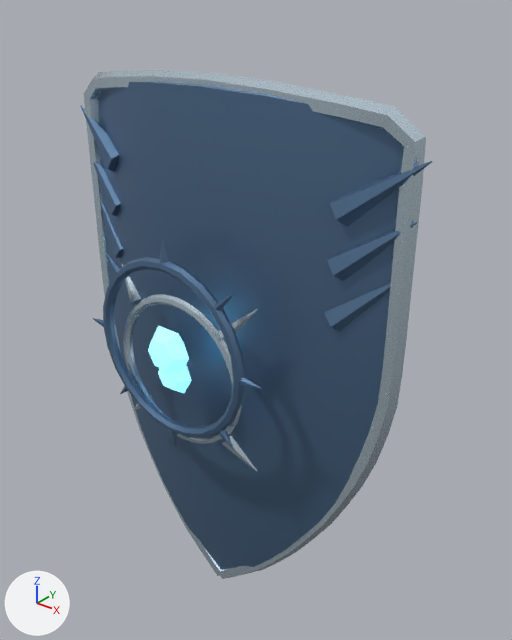
Renders of the glTF model game/assets/items/boss_winter_court_sub_weapon.glb from each side of a commit.
Both versions are drawn from a 50 mm lens placed at (0.707, -0.85, 0.564), pointed at (0.028, -0.001, 0.038). Arrows for +X, +Y and +Z are at lower left; the lights stay in place. The first picture is the older version. Vertices at exactly the same position are counted once.

The first picture shows 'boss_winter_court_sub_weapon'.
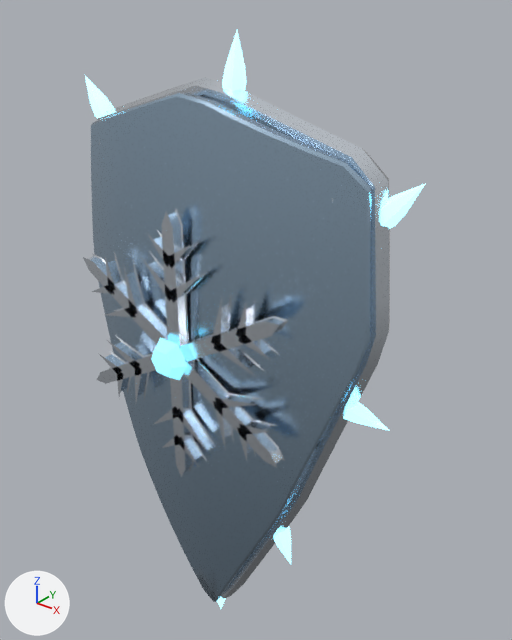
What differs and where, as boxes (x1, y1, x2, y2) in the pictures (512 x 640 px; the box of a moved part takes in the faces that stretch with it):
'boss_winter_court_sub_weapon', surface changed, reshaped (14% taller): before (80, 70, 432, 579); after (83, 31, 426, 609)
part 1 of me_boss_winter_court_sub_weapon, moved or reshaped: before (148, 326, 189, 375); after (151, 337, 187, 380)
part 2 of me_boss_winter_court_sub_weapon, rebuilt (7% taller): before (99, 82, 404, 568); after (97, 77, 390, 599)
part 3 of me_boss_winter_court_sub_weapon, rebuilt (18% narrower): before (84, 70, 426, 579); after (91, 93, 372, 602)
part 4 of me_boss_winter_court_sub_weapon, rebuilt (not visible afterwards): before (116, 88, 343, 569)
part 5 of me_boss_winter_court_sub_weapon, rebuilt (68% wider, 42% taller): before (123, 294, 243, 444); after (83, 254, 285, 468)
part 6 of me_boss_winter_court_sub_weapon, deleted: before (93, 162, 391, 449)
part 7 of me_boss_winter_court_sub_weapon, reshaped: before (80, 105, 432, 471); after (85, 76, 426, 564)
part 8 of me_boss_winter_court_sub_weapon, added: after (222, 31, 246, 91)
part 9 of me_boss_winter_court_sub_weapon, added (mostly hidden): after (217, 597, 226, 609)

Patch to the scene script:
```diff
--- a/game/assets/items/boss_winter_court_sub_weapon.glb.py
+++ b/game/assets/items/boss_winter_court_sub_weapon.glb.py
@@ mat_bh_emissive__it_boss_winter_court_glow @@
 mat_bh_emissive__it_boss_winter_court_glow.emission_color = (0.276, 0.828, 1.0)  # cyan #8febff
-mat_bh_emissive__it_boss_winter_court_glow.emission_strength = 1.1
+mat_bh_emissive__it_boss_winter_court_glow.emission_strength = 2.2
@@ me_boss_winter_court_sub_weapon @@
-me_boss_winter_court_sub_weapon.from_pydata(...)  # 1881 vertices, 3580 faces; spans x -0.334..0.334, y -0.206..0.031, z -0.512..0.441
-me_boss_winter_court_sub_weapon.materials.append(mat_bh_steel__it_boss_winter_court_body)  # blue #607fa1
-me_boss_winter_court_sub_weapon.materials.append(mat_bh_gold__it_boss_winter_court_trim)  # pale blue #daeefa
+me_boss_winter_court_sub_weapon.from_pydata(...)  # 2243 vertices, 4272 faces; spans x -0.34..0.328, y -0.203..0.031, z -0.624..0.5
+# me_boss_winter_court_sub_weapon part 1: the loose piece of 14 vertices spanning x -0.042..0.042, y -0.206..-0.148, z 0.009..0.081 is scaled about its middle by 0.876, then moved by (0.0, 0.0, -0.015), in mat_bh_gem__it_boss_winter_court_gem (cyan #7ac8da, glowing cyan #8febff)
+# me_boss_winter_court_sub_weapon part 2: the loose piece of 578 vertices spanning x -0.305..0.305, y -0.108..-0.008, z -0.5..0.425 is rebuilt with 294 vertices and now spans x -0.295..0.297, y -0.083..-0.022, z -0.564..0.433, in mat_bh_silver__it_boss_winter_court_trim (white #eef6ff)
+# me_boss_winter_court_sub_weapon part 3: the loose piece of 294 vertices spanning x -0.321..0.321, y -0.081..-0.017, z -0.512..0.441 is rebuilt with 680 vertices and now spans x -0.286..0.288, y -0.148..-0.049, z -0.547..0.418, in mat_bh_silver__it_boss_winter_court_plate (blue #b9d5ed)
+# me_boss_winter_court_sub_weapon part 4: the loose piece of 289 vertices spanning x -0.297..0.297, y -0.11..-0.03, z -0.487..0.415 is rebuilt with 245 vertices and now spans x -0.245..0.247, y -0.109..-0.078, z -0.446..0.394, in mat_bh_silver__it_boss_winter_court_trim (white #eef6ff)
+# me_boss_winter_court_sub_weapon part 5: the loose piece of 231 vertices spanning x -0.128..0.128, y -0.168..-0.152, z -0.128..0.128 is rebuilt with 48 vertices and now spans x -0.203..0.203, y -0.17..-0.15, z -0.087..0.147, in mat_bh_silver__it_boss_winter_court_trim (white #eef6ff)
+# me_boss_winter_court_sub_weapon part 6: 11 loose pieces with 154 vertices, spanning x -0.322..0.311, y -0.188..-0.038, z -0.135..0.281, are deleted
+# me_boss_winter_court_sub_weapon part 7: 287 vertices removed from x -0.334..0.334, y -0.192..-0.039, z -0.142..0.361; 648 vertices added at x -0.34..0.328, y -0.17..-0.023, z -0.398..0.413
+# me_boss_winter_court_sub_weapon part 8: 20 vertices added at x 0.018..0.054, y -0.075..-0.044, z 0.36..0.5
+# me_boss_winter_court_sub_weapon part 9: 20 vertices added at x -0.035..0.001, y -0.076..-0.044, z -0.624..-0.484
+# other edits to the shape of me_boss_winter_court_sub_weapon do not show in these pictures
 me_boss_winter_court_sub_weapon.materials.append(mat_bh_emissive__it_boss_winter_court_glow)
-me_boss_winter_court_sub_weapon.materials.append(mat_bh_leather__it_leather)  # brown #6f523c
+me_boss_winter_court_sub_weapon.materials.append(mat_bh_silver__it_boss_winter_court_plate)  # blue #b9d5ed
+me_boss_winter_court_sub_weapon.materials.append(mat_bh_silver__it_boss_winter_court_trim)  # white #eef6ff
+me_boss_winter_court_sub_weapon.materials.append(mat_bh_gem__it_boss_winter_court_gem)  # cyan #7ac8da, glowing cyan #8febff
+me_boss_winter_court_sub_weapon.materials.append(mat_bh_leather__it_boss_winter_court_leather)  # dark blue #253142
```
